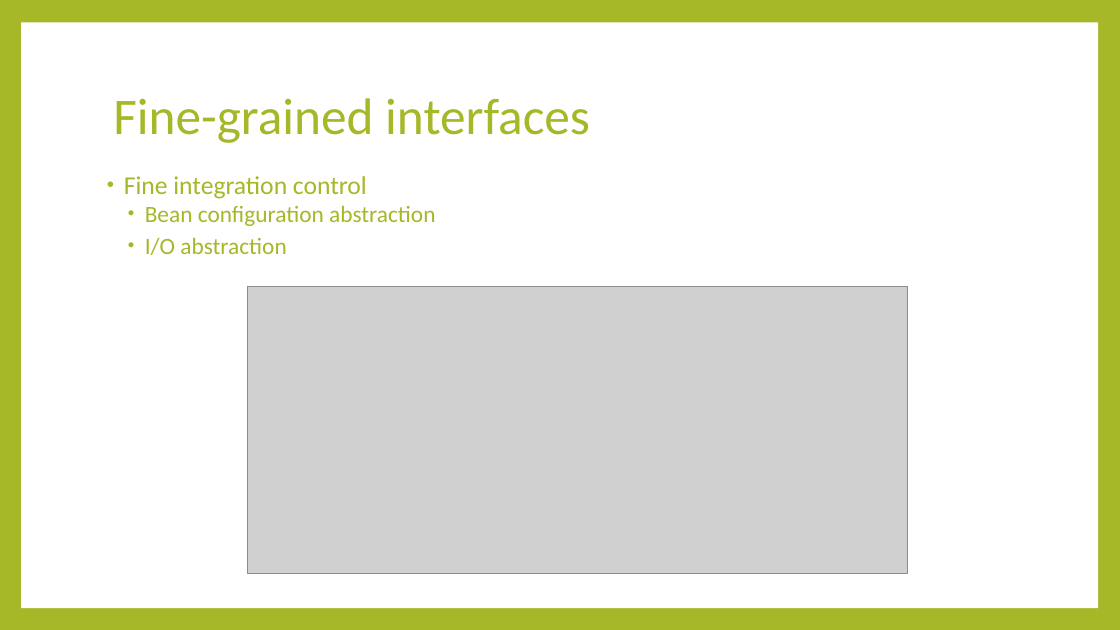
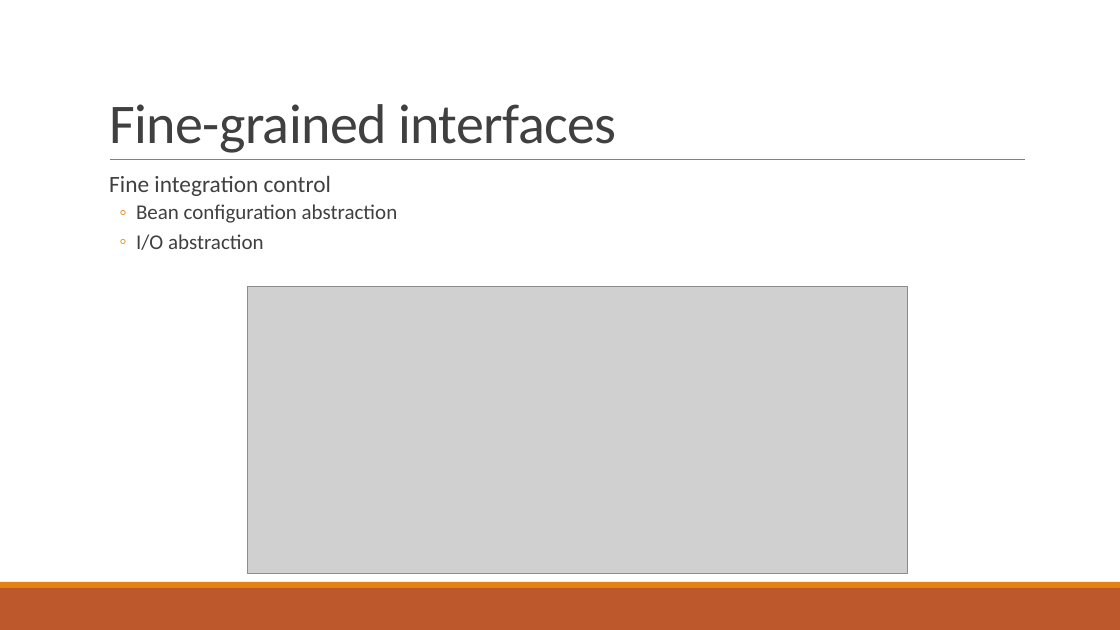
Before and after one commit to minhcnrs/JAVA_Course_Spring_Training, a slide deck: slide 37 of course/Spring-Day2.pptx (slide 35 before the commit). Drawn at 1120x630 pixels with LibreOffice and Linux fonts; fonts in the diff are those of the drawing; grey boxes stand for pictures. Boxes give left, top, right and bottom in pixels: in the first picture for what was removed or moved away, otherwise in the second. Text is boxed around its words. In the diff, an @@ line names an element or a change of style, - is before the commit and + after.

```diff
--- a/course/Spring-Day2.pptx
+++ b/course/Spring-Day2.pptx
@@ background #A6B727 to #FFFFFF @@
@@ rectangle removed at (21, 23, 1098, 608) @@
@@ title "Fine-grained interfaces" at (109, 104, 616, 153): size 44 to 48 pt, text colour #A6B727 to #404040, letter spacing 0 to -0.5 pt; line spacing 0.9 to 0.85; vertical alignment middle to bottom @@
@@ text "Fine integration control": place and size @@
-text "Fine integration control" at (124, 176, 435, 255)
+text "Fine integration control" at (109, 176, 398, 250)
@@ text "Fine integration control" at (109, 176, 398, 250): size 22 to 20 pt in "Fine integration control"; text colour #A6B727 to #404040; size 20 to 18 pt in "Bean configuration abstraction", "I/O abstraction"; bullet • to  ; bullet colour #A6B727 to #E48312; bullet • to ◦ @@
@@ line added from (110, 160) to (1026, 160), #808080 0.5 pt @@
@@ rectangle added at (0, 588, 1120, 630), fill #BD582C @@
@@ rectangle added at (0, 582, 1120, 588), fill #E48312 @@
```
Also in this commit, not shown: 57 other slides changed, 3 slides added, 2 slides removed, 23 other files.
